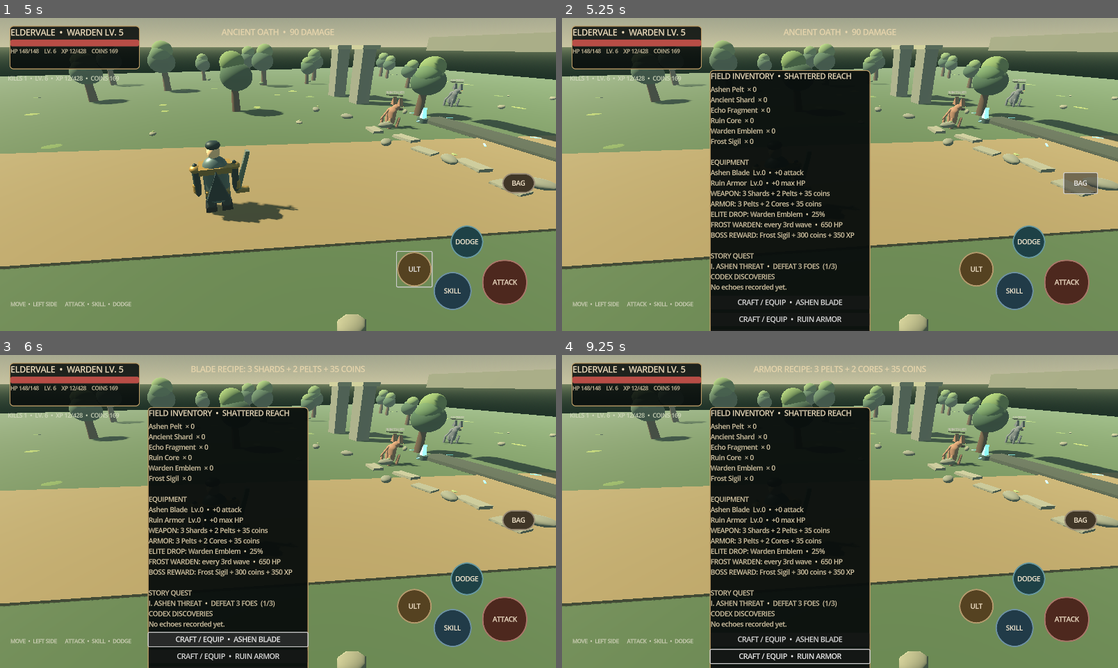
Above: before the commit, frames 1-4 (two rows, left to right).
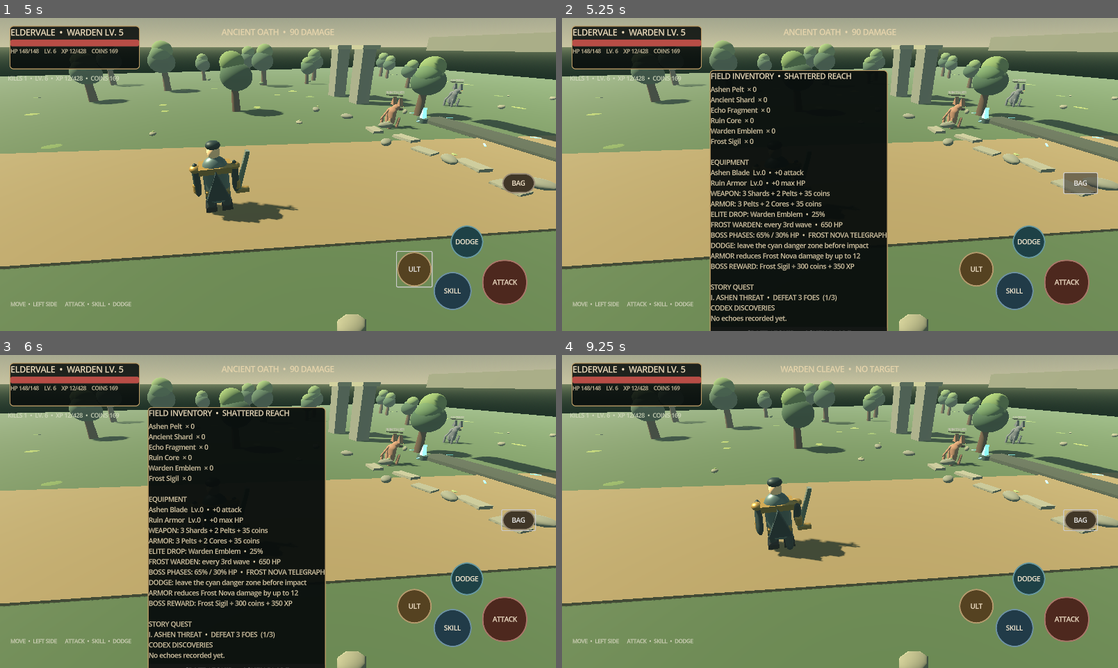
Above: after the commit, the same moments.

Repository: filesgloom-png/ELDERVALE
Game: Godot game, scene res://scenes/main_3d.tscn
The game is run twice, just before and just after one commit, with the same random seed, the same clock (stepped at 60 frames per second) and the same inputs.
Inputs (mouse positions are in pixels of both pictures, inside the frame that each line leads up to):
- Up to frame 1 (5 s): click "ATTACK" at 0.5 s; click "SKILL" at 1.25 s; click "DODGE" at 2 s; click "ULT" at 2.75 s; tap Enter (ui_accept) at 3.5, 3.77 s; move the mouse to (400, 158) at 3.52 s; hold Right (ui_right) 3.53-4.25 s; tap Q at 3.6 s; click (400, 158) at 3.67 s; drag from (166, 190) to (250, 237) at 4.27 s
- Up to frame 2 (5.25 s): click "BAG" at 5 s
- Up to frame 3 (6 s): click (227, 639) at 5.75 s, where only the run before the commit has a clickable "CRAFT / EQUIP • ASHEN BLADE"
- Up to frame 4 (9.25 s): click (789, 655) at 6.5 s, where only the run before the commit has a clickable "CRAFT / EQUIP • RUIN ARMOR"; tap Enter (ui_accept) at 7.25, 8.75, 9.02 s; move the mouse to (895, 442) at 7.27 s; hold Right (ui_right) 7.28-8 s; tap F at 7.35 s; drag from (812, 574) to (673, 464) at 8.02 s; move the mouse to (1006, 558) at 8.77 s; hold Left (ui_left) from 8.78 s (still down); tap C at 8.85 s

Frame 1 is identical in both runs. In frame 2, 5.1% of the frame differs, in the area x 26-59%, y 16-100%; in frame 3, 6.2%; in frame 4, 24%, in the area x 26-97%, y 3-100%.
Error before the commit: Invalid access to property or key 'rotation' on a base object of type 'previously freed'. (res://scripts/main_3d.gd:742)
Error after the commit: Invalid access to property or key 'rotation' on a base object of type 'previously freed'. (res://scripts/main_3d.gd:745)

Commit message:
gameplay: implement Frost Warden phases, telegraphed frost nova and armor mitigation

Diff:
--- a/scripts/main_3d.gd
+++ b/scripts/main_3d.gd
@@ -48,6 +48,7 @@
 var enemy_health_ui: Dictionary = {}
 var enemy_knockback: Dictionary = {}
 var enemy_recovery_animations: Dictionary = {}
+var frost_warden_states: Dictionary = {}
 var health_bar_fade_effects: Array[Dictionary] = []
 var damage_number_effects: Array[Dictionary] = []
 var animated_sword: Node3D
@@ -433,6 +434,8 @@
 		enemies.append(enemy)
 		enemy_health[enemy] = 650 if i == 4 else (75 if i < 3 else 110)
 		enemy_hit_timers[enemy] = 0.0
+		if enemy.name == "FrostWarden":
+			frost_warden_states[enemy] = {"cooldown": 2.8, "windup": 0.0, "marker": null, "target": Vector3.ZERO, "phase": 0}
 		enemy_base_colors[enemy] = hide_mat.albedo_color
 		_create_enemy_health_ui(enemy)
 
@@ -805,6 +808,8 @@
 			if enemy_material != null and enemy_base_colors.has(enemy):
 				enemy_material.albedo_color = enemy_base_colors[enemy]
 		if hit_left > 0.0: continue
+		if enemy.name == "FrostWarden":
+			_update_frost_warden_combat(enemy, delta)
 		var d := enemy.position.distance_to(player.position)
 		if d < 11.0 and d > 2.6:
 			var toward := (player.position - enemy.position).normalized()
@@ -814,6 +819,91 @@
 		hp_bar.value = player_hp
 	if status_label != null:
 		status_label.text = ("ATTACK READY" if attack_cooldown <= 0 else "ATTACK  %.1fs" % attack_cooldown) + "     •     " + ("SKILL READY" if skill_cooldown <= 0 else "SKILL  %.1fs" % skill_cooldown)
+
+func _update_frost_warden_combat(enemy: Node3D, delta: float) -> void:
+	if not frost_warden_states.has(enemy):
+		frost_warden_states[enemy] = {"cooldown": 2.8, "windup": 0.0, "marker": null, "target": Vector3.ZERO, "phase": 0}
+	var state: Dictionary = frost_warden_states[enemy]
+	var hp_ratio := float(enemy_health.get(enemy, 650)) / 650.0
+	var phase := 2 if hp_ratio <= 0.30 else (1 if hp_ratio <= 0.65 else 0)
+	if phase != int(state.get("phase", 0)):
+		state["phase"] = phase
+		var body := enemy.get_node_or_null("EnemyBody") as MeshInstance3D
+		if body != null:
+			var material := body.material_override as StandardMaterial3D
+			if material != null:
+				material.albedo_color = Color("#a4faff") if phase == 2 else (Color("#61cbd8") if phase == 1 else Color("#7edbd9"))
+				material.emission_energy_multiplier = 1.1 if phase == 2 else (0.8 if phase == 1 else 0.65)
+		var core := enemy.get_node_or_null("FrostCore") as MeshInstance3D
+		if core != null:
+			core.scale = Vector3(0.48, 0.58, 0.32) if phase == 2 else (Vector3(0.38, 0.48, 0.26) if phase == 1 else Vector3(0.32, 0.42, 0.22))
+		if status_label != null:
+			status_label.text = "FROST WARDEN ENRAGED  •  PHASE III" if phase == 2 else "FROST WARDEN AWAKENS  •  PHASE II"
+	var windup := float(state.get("windup", 0.0))
+	if windup > 0.0:
+		windup -= delta
+		state["windup"] = windup
+		if windup <= 0.0:
+			var marker := state.get("marker") as Node3D
+			if is_instance_valid(marker):
+				marker.queue_free()
+			state["marker"] = null
+			var target: Vector3 = state.get("target", Vector3.ZERO)
+			var radius := 3.45 if phase == 2 else (3.0 if phase == 1 else 2.55)
+			if player.position.distance_to(target) <= radius:
+				var damage := 42 if phase == 2 else (34 if phase == 1 else 26)
+				_take_frost_damage(damage)
+				_spawn_combat_effect("hit", player.position + Vector3(0.0, 0.08, 0.0))
+			elif status_label != null:
+				status_label.text = "FROST NOVA MISSED  •  GOOD DODGE"
+		frost_warden_states[enemy] = state
+		return
+	var cooldown := float(state.get("cooldown", 2.8)) - delta
+	if cooldown <= 0.0:
+		var target := player.position
+		state["target"] = target
+		state["windup"] = 1.2 if phase == 0 else (0.95 if phase == 1 else 0.72)
+		state["cooldown"] = 5.1 if phase == 0 else (3.9 if phase == 1 else 2.75)
+		var warning := MeshInstance3D.new()
+		warning.name = "FrostNovaTelegraph"
+		var disk := CylinderMesh.new()
+		disk.top_radius = 2.55 if phase == 0 else (3.0 if phase == 1 else 3.45)
+		disk.bottom_radius = disk.top_radius
+		disk.height = 0.055
+		warning.mesh = disk
+		var warning_material := _mat(Color(0.22, 0.82, 0.94, 0.42), 0.35, 0.2)
+		warning_material.transparency = BaseMaterial3D.TRANSPARENCY_ALPHA
+		warning_material.emission_enabled = true
+		warning_material.emission = Color("#43e8ff")
+		warning_material.emission_energy_multiplier = 1.15
+		warning.material_override = warning_material
+		warning.cast_shadow = GeometryInstance3D.SHADOW_CASTING_SETTING_OFF
+		warning.position = Vector3(target.x, 0.07, target.z)
+		add_child(warning)
+		state["marker"] = warning
+		if status_label != null:
+			status_label.text = "FROST NOVA INCOMING  •  DODGE THE CYAN ZONE"
+	else:
+		state["cooldown"] = cooldown
+	frost_warden_states[enemy] = state
+
+func _take_frost_damage(amount: int) -> void:
+	var mitigation := mini(12, armor_level * 3)
+	var damage := maxi(8, amount - mitigation)
+	player_hp = maxi(0, player_hp - damage)
+	if player_hp <= 0:
+		coins = maxi(0, coins - 25)
+		player_hp = player_max_hp
+		player.position = Vector3(0.0, 0.0, 3.0)
+		if status_label != null:
+			status_label.text = "WARDEN DOWN  •  -25 COINS  •  RETURNED TO THE CAMP"
+	else:
+		if status_label != null:
+			status_label.text = "FROST NOVA HIT  •  -%d HP  •  ARMOR BLOCKED %d" % [damage, mitigation]
+	if hp_bar != null:
+		hp_bar.value = player_hp
+	_refresh_progression_ui()
+	_save_progress()
 
 func _spawn_combat_effect(kind: String, origin: Variant = null) -> void:
 	if player == null:
@@ -1000,6 +1090,12 @@
 	enemy_knockback.erase(enemy)
 	enemy_recovery_animations.erase(enemy)
 	enemy_base_colors.erase(enemy)
+	if frost_warden_states.has(enemy):
+		var boss_state: Dictionary = frost_warden_states[enemy]
+		var warning_marker := boss_state.get("marker") as Node3D
+		if is_instance_valid(warning_marker):
+			warning_marker.queue_free()
+		frost_warden_states.erase(enemy)
 	if enemy_health_ui.has(enemy):
 		var display: Dictionary = enemy_health_ui[enemy]
 		var display_root := display.get("root") as Node3D
@@ -1111,6 +1207,9 @@
 		lines.append("ARMOR: 3 Pelts + 2 Cores + 35 coins")
 		lines.append("ELITE DROP: Warden Emblem  •  25%")
 		lines.append("FROST WARDEN: every 3rd wave  •  650 HP")
+		lines.append("BOSS PHASES: 65% / 30% HP  •  FROST NOVA TELEGRAPH")
+		lines.append("DODGE: leave the cyan danger zone before impact")
+		lines.append("ARMOR reduces Frost Nova damage by up to 12")
 		lines.append("BOSS REWARD: Frost Sigil + 300 coins + 350 XP")
 		lines.append("")
 		lines.append("STORY QUEST")
@@ -1218,6 +1317,7 @@
 	save.set_value("quest", "progress", quest_stage_progress)
 	save.set_value("quest", "completed", quest_completed)
 	save.set_value("codex", "discoveries", codex_discoveries)
+	save.set_value("world", "wave_number", wave_number)
 	save.save("user://eldervale_progress.cfg")
 
 func _load_progress() -> void:
@@ -1237,6 +1337,7 @@
 	quest_stage = clampi(int(save.get_value("quest", "stage", quest_stage)), 0, 4)
 	quest_stage_progress = maxi(0, int(save.get_value("quest", "progress", quest_stage_progress)))
 	quest_completed = bool(save.get_value("quest", "completed", quest_completed))
+	wave_number = maxi(0, int(save.get_value("world", "wave_number", wave_number)))
 	if quest_completed and quest_stage == 3:
 		quest_stage = 4
 	player_max_hp = 148 + armor_level * 18
